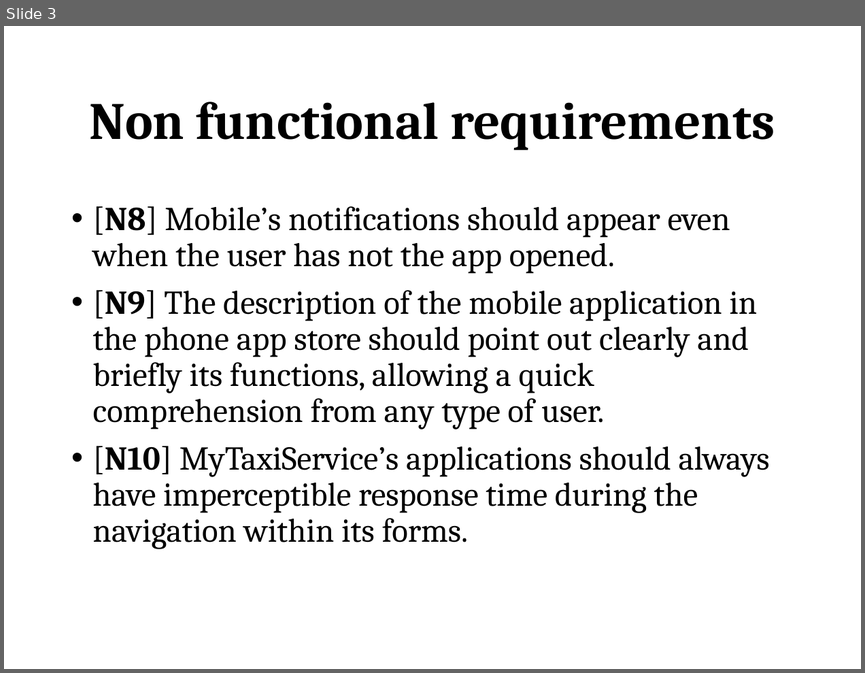
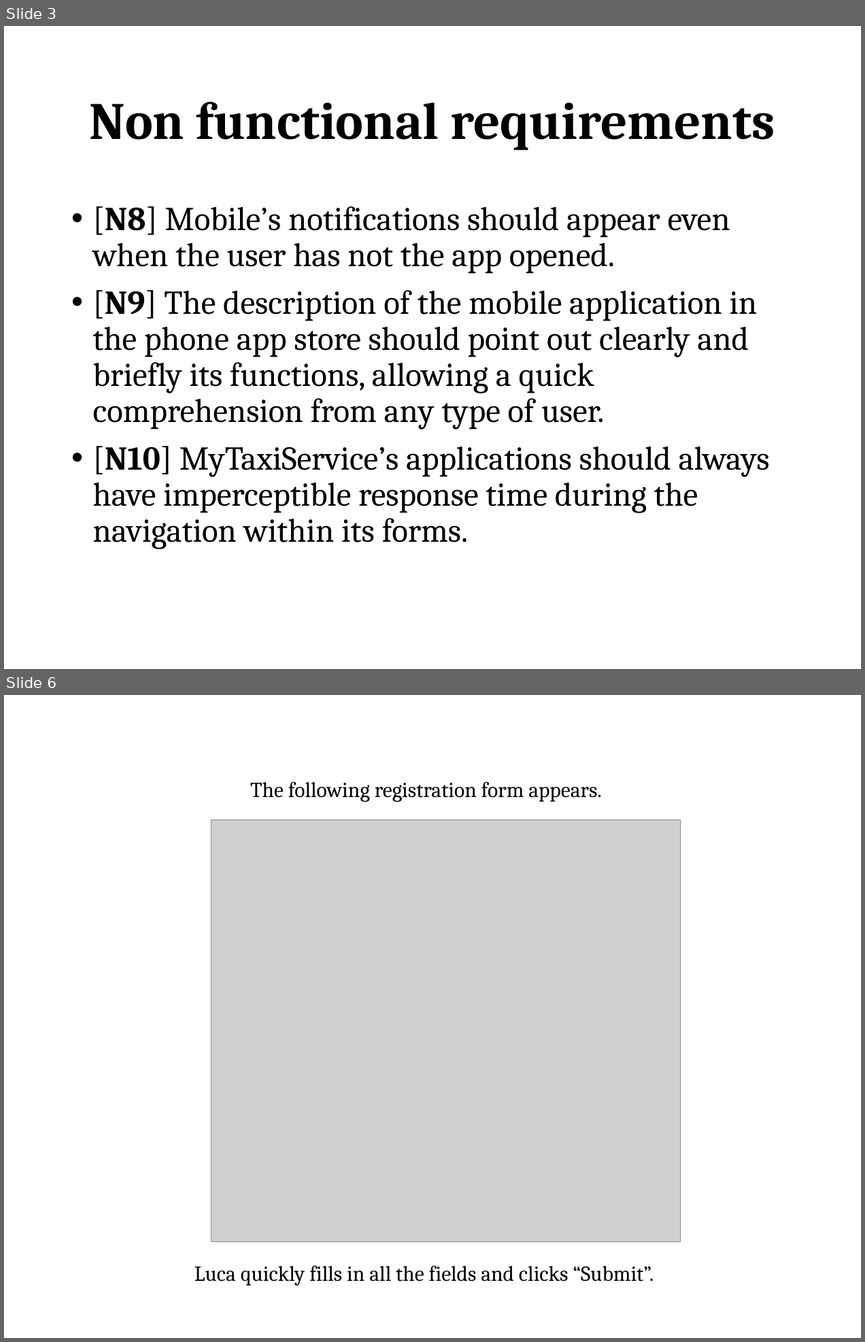
Before and after one commit to MarcoRomani/myTaxyService-SE2-PozziRomani, a slide deck: OtherStuff/Presentation/Non fun req + Scenarios + mockups.pptx. Shown one above the other, each under a label of ours: slide 3 before the commit, slides 3 and 6 after it; the slides between them are not shown. The pictures are 865x673 and 865x1342 pixels, drawn with LibreOffice and Linux fonts; fonts in the diff are those of the drawing; grey boxes stand for pictures. Boxes give left, top, right and bottom in pixels: in the first picture for what was removed or moved away, otherwise in the second. Text is boxed around its words. In the diff, an @@ line names an element or a change of style, - is before the commit and + after.

```diff
--- a/OtherStuff/Presentation/Non fun req + Scenarios + mockups.pptx
+++ b/OtherStuff/Presentation/Non fun req + Scenarios + mockups.pptx
@@ slide 6 added at <box>4,695,861,1338</box>, background #FFFFFF @@
@@ text added at <box>250,781,602,802</box>, 18 pt, text #000000 @@
+The following registration form appears.
@@ picture added at <box>211,820,681,1242</box> @@
@@ text added at <box>194,1265,653,1285</box>, 18 pt, text #000000 @@
+Luca quickly fills in all the fields and clicks “Submit”.
```
Also in this commit, not shown: 1 slide changed, 5 other slides added, 1 other file.
